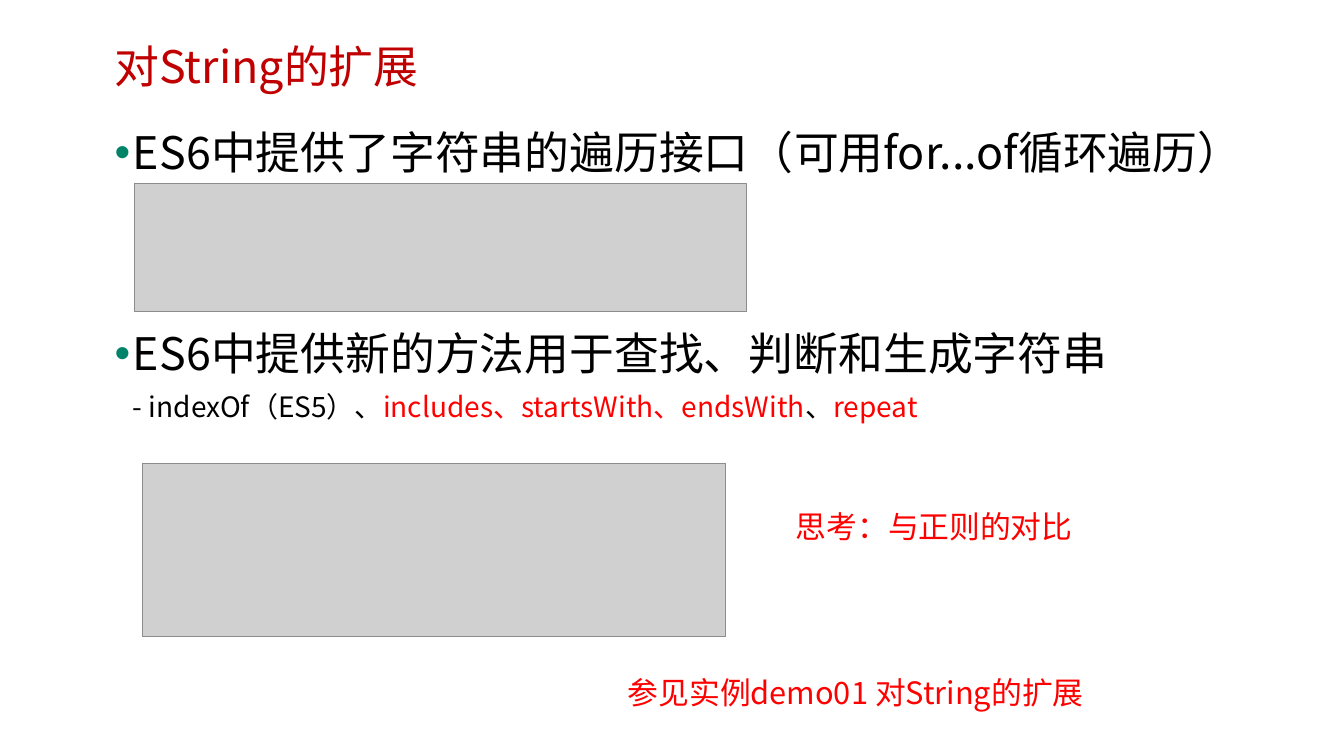
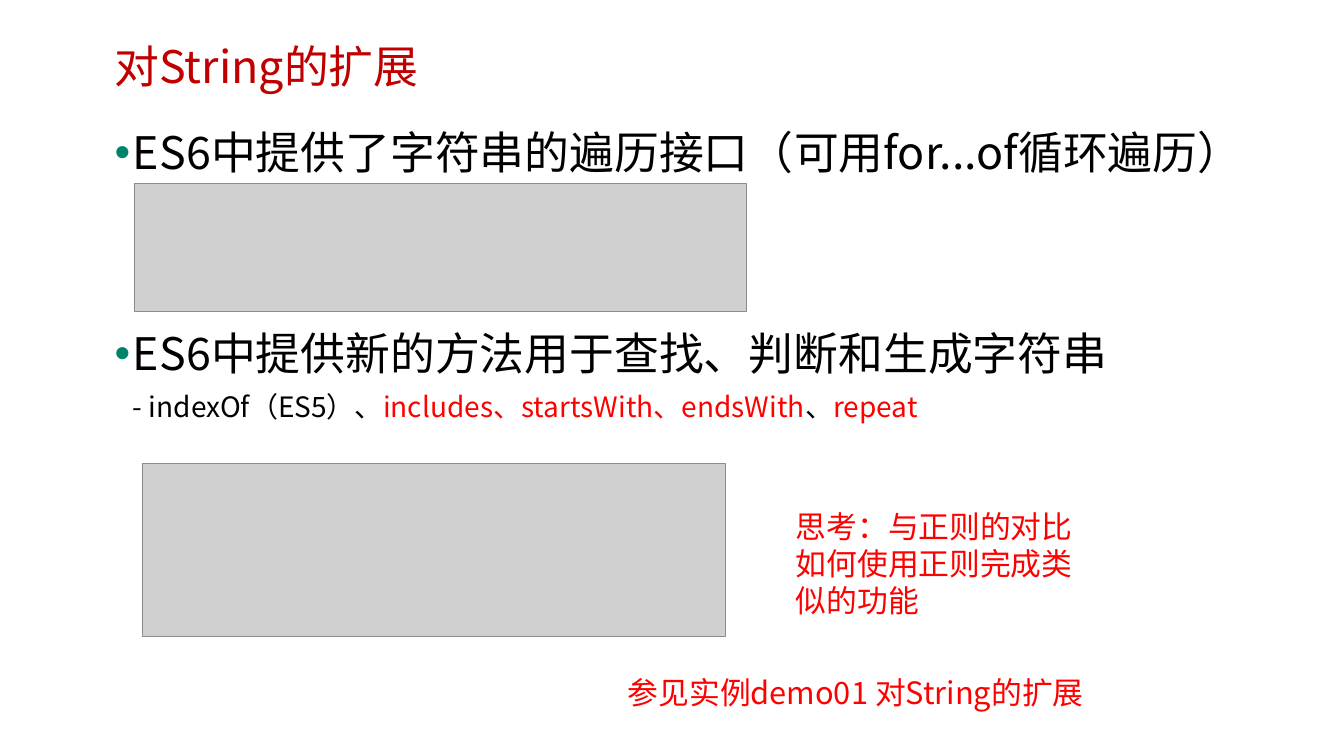
Before and after one commit to edu2act/course-javascript-advanced, a slide deck: slide 4 of 课程PPT/14.ECMAScript 6 二.pptx. Drawn at 1344x756 pixels with LibreOffice and Linux fonts; fonts in the diff are those of the drawing; grey boxes stand for pictures; background and template pictures are left out. Boxes give left, top, right and bottom in pixels: in the first picture for what was removed or moved away, otherwise in the second. Text is boxed around its words. In the diff, an @@ line names an element or a change of style, - is before the commit and + after.

```diff
--- a/课程PPT/14.ECMAScript 6 二.pptx
+++ b/课程PPT/14.ECMAScript 6 二.pptx
@@ text at bbox=[796, 549, 1073, 615]: paragraph added @@
+如何使用正则完成类似的功能
```
Also in this commit, not shown: 1 other slide changed, 5 other files.
